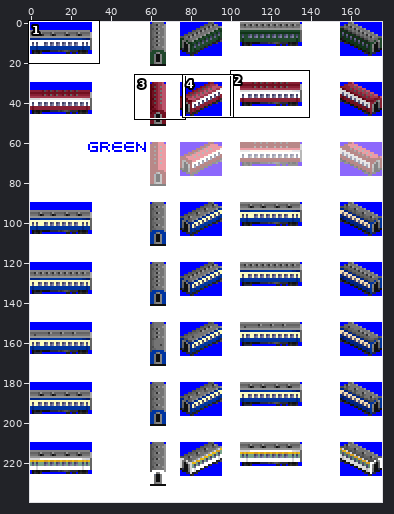
Sprite sheet: src/wagon/bidulgi_car/BIDULGI_CAR.png. Above, an overview of the earlier version with the close-up marked.
Close-up. As it was:
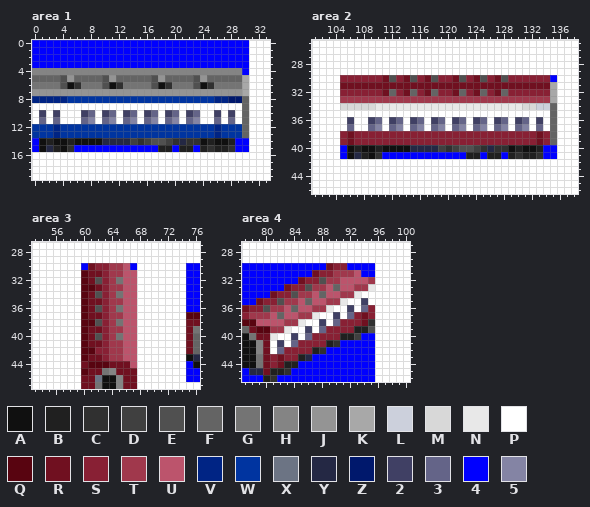
The file is 176x240 pixels. Colours within 5 levels of each other are drawn and written as one. Shown: area 1: x 0..33, y 0..19; area 2: x 101..138, y 25..46; area 3: x 53..76, y 27..47; area 4: x 77..100, y 27..46. The commit also changed other parts of the picture, which this record leaves out.
Palette (. is transparent): A #101010  B #202020  C #303030  D #404040  E #505050  F #646464  G #747474  H #848484  J #949494  K #a8a8a8  L #ccd0dc  M #d8d8d8  N #e8e8e8  P #ffffff  Q #580410  R #701020  S #882034  T #a0384c  U #bc546c  V #002484  W #0034a0  X #6c7484  Y #242844  Z #00186c  2 #404064  3 #646488  4 #0000ff  5 #8484a4
Pixels before, area 1, first column x 0:
 0 4444444444444444444444444444444PPP
 1 4444444444444444444444444444444PPP
 2 4444444444444444444444444444444PPP
 3 4444444444444444444444444444444PPP
 4 HHHHHHHHHHHHHHHHHHHHHHHHHHHHHH4PPP
 5 FFFFEJFFFFEJFFFFFEJFFFFEJFFFFFKPPP
 6 GGGGEACGGGEACGGGGEACGGGEACGGGGKPPP
 7 JJJJJJJJJJJJJJJJJJJJJJJJJJJJJJKPPP
 8 VVVVVWWWWWWWWWWWWWWWWWWWWWVVZZFPPP
 9 PPPPPPPPPPPPPPPPPPPPPPPPPPPPPPFPPP
10 P2P2PPP23P23P23P23P23P23PP2P2PFPPP
11 P3P3PPP35P35P35P35P35P35PP3P3PFPPP
12 WWWVWWWWWWWWWWWWWWWWWWWWWWVWWWFPPP
13 WWWVWWWWWWWWWWWWWWWWWWWWWWVWWWFPPP
14 4ABAABAAAAYYYYDCDEEDCYCCABAAB44PPP
15 4AYBAC444444444444BB4BB4BCBBC44PPP
16 PPPPPPPPPPPPPPPPPPPPPPPPPPPPPPPPPP
17 PPPPPPPPPPPPPPPPPPPPPPPPPPPPPPPPPP
18 PPPPPPPPPPPPPPPPPPPPPPPPPPPPPPPPPP
19 PPPPPPPPPPPPPPPPPPPPPPPPPPPPPPPPPP
Pixels before, area 2, first column x 101:
25 PPPPPPPPPPPPPPPPPPPPPPPPPPPPPPPPPPPPPP
26 PPPPPPPPPPPPPPPPPPPPPPPPPPPPPPPPPPPPPP
27 PPPPPPPPPPPPPPPPPPPPPPPPPPPPPPPPPPPPPP
28 PPPPPPPPPPPPPPPPPPPPPPPPPPPPPPPPPPPPPP
29 PPPPPPPPPPPPPPPPPPPPPPPPPPPPPPPPPPPPPP
30 PPPPSSSSSSRESRESRESSRESRESRESSSSSS4PPP
31 PPPPRRRRRRRRRRRRRRRRRRRRRRRRRRRRRRKPPP
32 PPPPSSSSSSRFSRFSRFSSRFSRFSRFSSSSSSKPPP
33 PPPPTTTTTTTTTTTTTTTTTTTTTTTTTTTTTTKPPP
34 PPPPMMMMMNNNNNNNNNNNNNNNNNNNNNMMLLFPPP
35 PPPPPPPPPPPPPPPPPPPPPPPPPPPPPPPPPPFPPP
36 PPPPP2PP23P23P23P23P23P23P23P23P2PFPPP
37 PPPPP3PP35P35P35P35P35P35P35P35P3PFPPP
38 PPPPSRSSSSSSSSSSSSSSSSSSSSSSSSSSRSFPPP
39 PPPPSRSSSSSSSSSSSSSSSSSSSSSSSSSSRSFPPP
40 PPPP4ABAABAAAAYYYYDCDEEDCYCCABAAB44PPP
41 PPPP4AYBAC444444444444BB4BB4BCBBC44PPP
42 PPPPPPPPPPPPPPPPPPPPPPPPPPPPPPPPPPPPPP
43 PPPPPPPPPPPPPPPPPPPPPPPPPPPPPPPPPPPPPP
44 PPPPPPPPPPPPPPPPPPPPPPPPPPPPPPPPPPPPPP
45 PPPPPPPPPPPPPPPPPPPPPPPPPPPPPPPPPPPPPP
46 PPPPPPPPPPPPPPPPPPPPPPPPPPPPPPPPPPPPPP
Pixels before, area 3, first column x 53:
27 PPPPPPPPPPPPPPPPPPPPPPPP
28 PPPPPPPPPPPPPPPPPPPPPPPP
29 PPPPPPPPPPPPPPPPPPPPPPPP
30 PPPPPPP4RSSTTU4PPPPPPP44
31 PPPPPPPQRRSTTUUPPPPPPP44
32 PPPPPPPQRESTGUUPPPPPPP44
33 PPPPPPPQQRSTTUUPPPPPPP44
34 PPPPPPPQRESTGUUPPPPPPP44
35 PPPPPPPQRRSTTUUPPPPPPP44
36 PPPPPPPQRESTGUUPPPPPPP44
37 PPPPPPPQRRSTTUUPPPPPPPQQ
38 PPPPPPPQQESTGUUPPPPPPPRR
39 PPPPPPPQRRSTTUUPPPPPPPRG
40 PPPPPPPQRESTGUUPPPPPPPRF
41 PPPPPPPQRRSTTUUPPPPPPPRF
42 PPPPPPPQQSSTTUUPPPPPPPRF
43 PPPPPPPQRRSTTUUPPPPPPPAY
44 PPPPPPPRQQQRRRUPPPPPPP4A
45 PPPPPPPQRRGHRRRPPPPPPP44
46 PPPPPPPRRXAAHRRPPPPPPP44
47 PPPPPPPRRGAAHRRPPPPPPPPP
Pixels before, area 4, first column x 77:
27 PPPPPPPPPPPPPPPPPPPPPPPP
28 PPPPPPPPPPPPPPPPPPPPPPPP
29 PPPPPPPPPPPPPPPPPPPPPPPP
30 444444444444RSS4444PPPPP
31 4444444444RSSTTTU44PPPPP
32 44444444RSSETTUUUUTPPPPP
33 444444RSSETTUFUUTTNPPPPP
34 4444RSSETTUFUUTTNPPPPPPP
35 44RSSETTUFUUTTNPP2PPPPPP
36 RSSETTUFUUTTNPP2P3SPPPPP
37 STTTUFUUTTNPP2P3SRSPPPPP
38 QQUUUUTTNPP2P3SSSRCPPPPP
39 FRQQTTNPP2P3SSSSBBEPPPPP
40 AGRRNPP2P3SSSSBBD44PPPPP
41 AAHRP2P3SSSSBC44444PPPPP
42 AAHRP3SSSSBC4444444PPPPP
43 AAGRSRSSBY444444444PPPPP
44 AAGRSRBB44444444444PPPPP
45 4YYRBBC444444444444PPPPP
46 444BC44444444444444PPPPP
The same view after the edit:
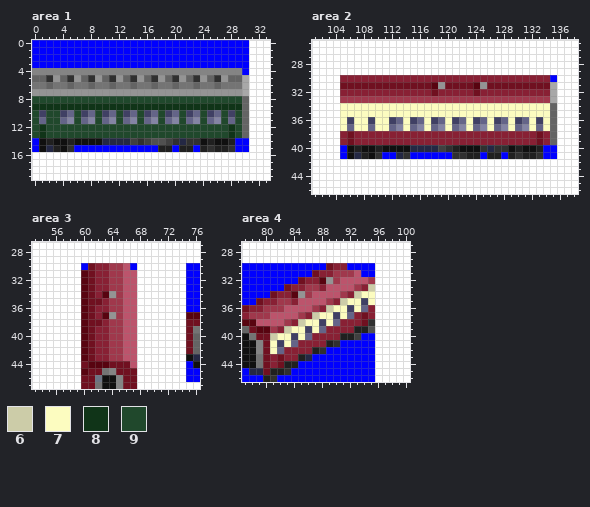
Colours new in this view: 6 #cccca8  7 #fcfcc0  8 #103418  9 #20482c
Difference:
Area 1:
y 5: x 2..6 FFEJF -> CJFCJ; x 8..12 FFEJF -> CJFCJ; x 14..15 FF -> CJ; x 17 E -> C; x 20..21 FF -> CJ; x 23 E -> C; x 26..27 FF -> CJ
y 6: x 2 G -> F; x 4..6 EAC -> GFG; x 8 G -> F; x 10..12 EAC -> GFG; x 14 G -> F; x 17..20 EACG -> FGGF; x 23..26 EACG -> FGGF
y 8: x 0..29 VVVVVWWWWWWWWWWWWWWWWWWWWWVVZZ -> 999999999999999999999999999999
y 9: x 0..29 PPPPPPPPPPPPPPPPPPPPPPPPPPPPPP -> 888888888888888888888888888888
y 10: x 0 P -> 9; x 2..6 P2PPP -> 99239; x 9 P -> 9; x 12 P -> 9; x 15 P -> 9; x 18 P -> 9; x 21 P -> 9; x 24..27 PP2P -> 9239; x 29 P -> 9
y 11: x 0 P -> 9; x 2..6 P3PPP -> 99359; x 9 P -> 9; x 12 P -> 9; x 15 P -> 9; x 18 P -> 9; x 21 P -> 9; x 24..27 PP3P -> 9359; x 29 P -> 9
y 12..13: x 0..29 WWWVWWWWWWWWWWWWWWWWWWWWWWVWWW -> 989999999999999999999999999989
Area 2:
y 30: x 111..112 RE -> SS; x 114..115 RE -> SS; x 117..118 RE -> SS; x 121..122 RE -> SS; x 124..125 RE -> SS; x 127..128 RE -> SS
y 31: x 118..119 RR -> QJ; x 124..125 RR -> QJ
y 32: x 111..112 RF -> SS; x 114..115 RF -> SS; x 117..118 RF -> SR; x 121..122 RF -> SS; x 125 F -> S; x 127..128 RF -> SS
y 34: x 105..134 MMMMMNNNNNNNNNNNNNNNNNNNNNMMLL -> 777777777777777777777777777777
y 35: x 105..134 PPPPPPPPPPPPPPPPPPPPPPPPPPPPPP -> 777777777777777777777777777777
y 36: x 105 P -> 7; x 107..108 PP -> 77; x 110..111 3P -> 77; x 114 P -> 7; x 117 P -> 7; x 120 P -> 7; x 123 P -> 7; x 126 P -> 7; x 129 P -> 7; x 132 P -> 7; x 134 P -> 7
y 37: x 105 P -> 7; x 107..108 PP -> 77; x 110..111 5P -> 77; x 114 P -> 7; x 117 P -> 7; x 120 P -> 7; x 123 P -> 7; x 126 P -> 7; x 129 P -> 7; x 132 P -> 7; x 134 P -> 7
y 40: x 121..124 DEED -> BAAA
y 41: x 113..114 44 -> YC; x 121..122 44 -> CC
Area 3:
y 31: x 62 R -> S
y 32: x 62 E -> S; x 65 G -> T
y 33: x 61..62 QR -> RS
y 34: x 62..65 ESTG -> SQJT
y 36: x 62 E -> S; x 65 G -> T
y 37: x 62..64 RST -> SQJ
y 38: x 61..62 QE -> RR; x 65 G -> T
y 39: x 62 R -> S
y 40: x 62 E -> S; x 65 G -> T
y 41: x 62 R -> S
y 42: x 61 Q -> R
y 43: x 62 R -> S
Area 4:
y 32: x 88..89 ET -> QJ
y 33: x 86 E -> T; x 88 T -> S; x 90 F -> U; x 94..95 TN -> S6
y 34: x 84..85 ET -> QJ; x 88 F -> U; x 92..95 TNPP -> S677
y 35: x 82 E -> T; x 84 T -> S; x 86 F -> U; x 90..93 TNPP -> S677; x 95 P -> 7
y 36: x 80 E -> T; x 84 F -> U; x 88..91 TNPP -> S677; x 93 P -> 7
y 37: x 82 F -> U; x 86..89 TNPP -> S677; x 91 P -> 7
y 38: x 84..87 TNPP -> S677; x 89 P -> 7
y 39: x 82..85 TNPP -> S677; x 87 P -> 7
y 40: x 81..83 NPP -> 677; x 85 P -> 7
y 41: x 81 P -> 7; x 83 P -> 7
y 42: x 81 P -> 7
